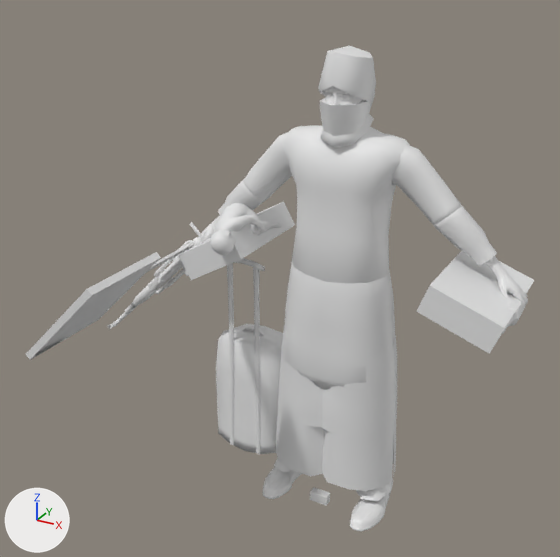
Two versions of the COLLADA model objects3d/civilian1_arab.dae, one commit apart.
Both versions are drawn from a 50 mm lens placed at (19.0, -40.8, 36.8), pointed at (-2.8, -1.1, 17.0). The axes (+X, +Y, +Z) are drawn at lower left. The lights are the same throughout. Where no turn or scale is listed for an object, it has been applied to the vertices.

In view in the first picture: 'Handbag', 'LowLeg1', 'LowLeg2', 'MilitiaMask', 'ProtestSign', 'ShoppingBag', 'UpArm2', 'UpBody', 'UpLeg1', 'UpLeg2', 'center', 'trolley'.
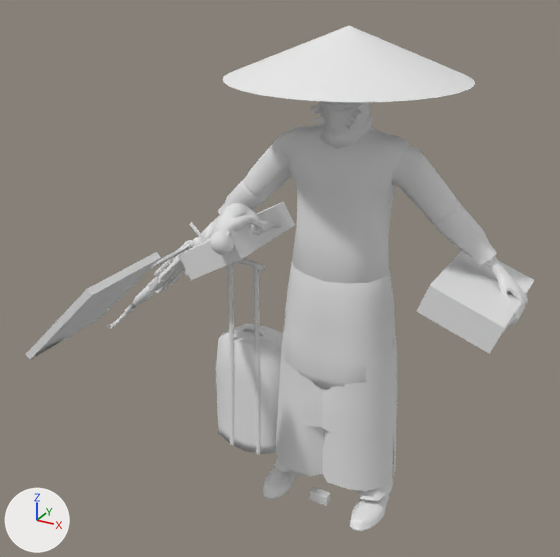
Pixel boxes [x1, y1, x2, y2] of what changed, in the pictures (560 x 557 px):
'Umbrella1', added
    after: [289, 26, 475, 102]
'Umbrella002', added
    after: [223, 26, 348, 99]
'MilitiaMask2', added
    after: [311, 101, 370, 130]
'MilitiaMask', unchanged, covered by the edit
    before: [318, 46, 376, 149]
    after: [320, 101, 374, 149]

Diff of the bpy script that builds the scene:
```diff
--- a/objects3d/civilian1_arab.dae.py
+++ b/objects3d/civilian1_arab.dae.py
@@ me_umbrella002mesh @@
+me_umbrella002mesh.from_pydata(...)  # 57 vertices, 110 faces; spans x -7.31..7.31, y -7.31..7.31, z 0.0..2.96
+me_umbrella002mesh.materials.append(mat_material__0)  # its picture is missing
@@ me_umbrella1mesh @@
+me_umbrella1mesh.from_pydata(...)  # 57 vertices, 110 faces; spans x -7.31..7.31, y -7.31..7.31, z 0.0..2.96
+me_umbrella1mesh.materials.append(mat_material__0)  # its picture is missing
@@ me_militiamask2mesh @@
+me_militiamask2mesh.from_pydata(...)  # 148 vertices, 242 faces; spans x -1.63..1.67, y -1.11..1.46, z -1.2..0.89
+me_militiamask2mesh.materials.append(mat_material__0)  # its picture is missing
@@ ob_umbrella002 @@
+ob_umbrella002 = bpy.data.objects.new('Umbrella002', me_umbrella002mesh)
+ob_umbrella002.location = (-0.03, 1.94, 29.29)
@@ ob_umbrella1 @@
+ob_umbrella1 = bpy.data.objects.new('Umbrella1', me_umbrella1mesh)
+ob_umbrella1.location = (0.01, 1.94, 29.29)
@@ ob_militiamask2 @@
+ob_militiamask2 = bpy.data.objects.new('MilitiaMask2', me_militiamask2mesh)
+ob_militiamask2.location = (-0.05, 0.96, 27.72)
```
